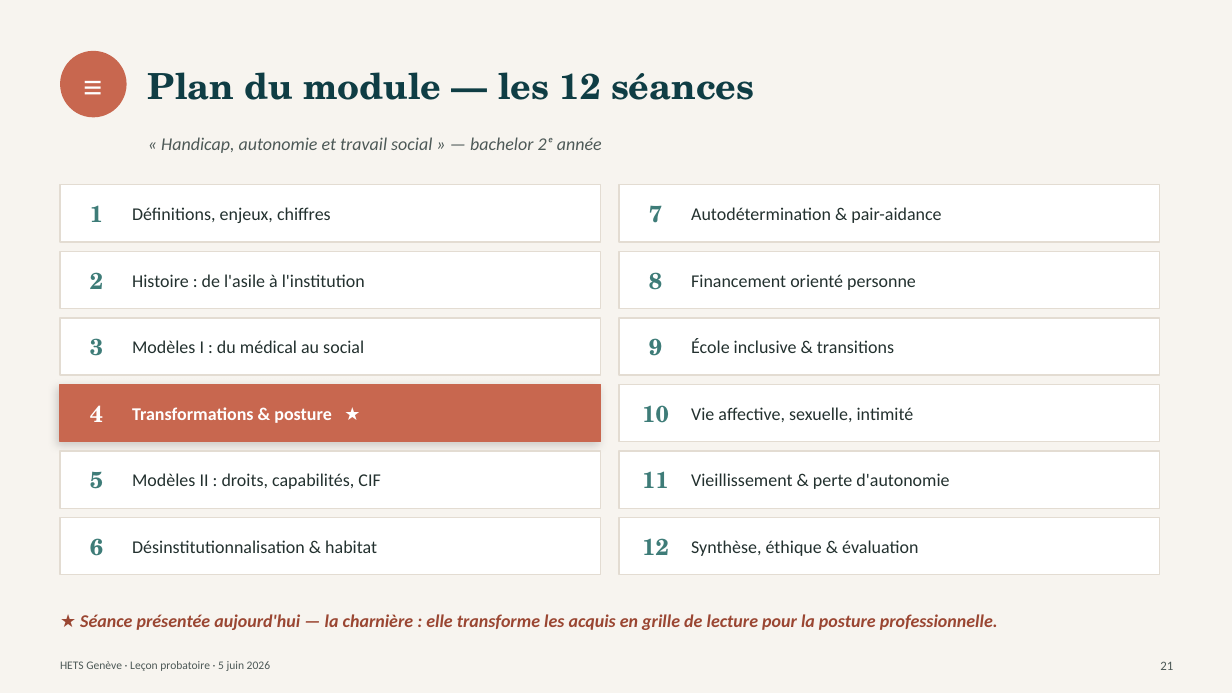
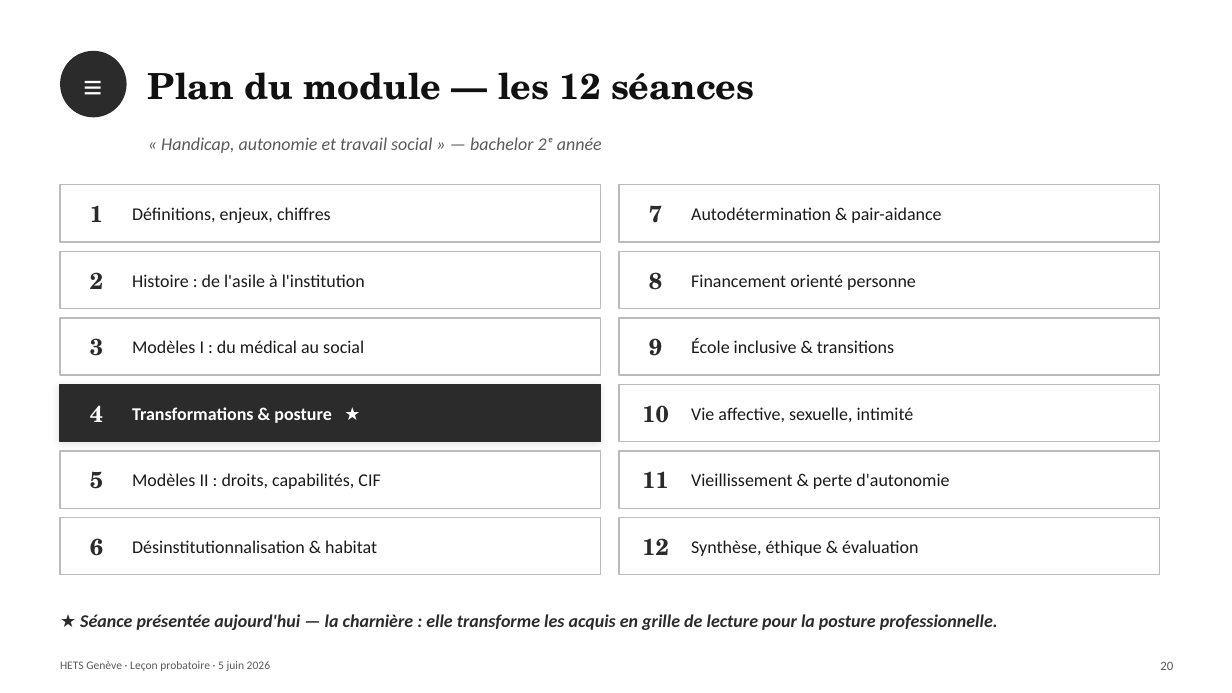
Before and after one commit to pierrebrasseur/cours-handicap-ts, a slide deck: slide 23 of docs/pdfs/Brasseur_lecon_5juin.pptx (slide 22 before the commit). Drawn at 1232x693 pixels with LibreOffice and Linux fonts; fonts in the diff are those of the drawing. Boxes give left, top, right and bottom in pixels: in the first picture for what was removed or moved away, otherwise in the second. Text is boxed around its words. In the diff, an @@ line names an element or a change of style, - is before the commit and + after.

```diff
--- a/docs/pdfs/Brasseur_lecon_5juin.pptx
+++ b/docs/pdfs/Brasseur_lecon_5juin.pptx
@@ background #F7F4EF to #FFFFFF @@
@@ ellipse at [60, 51, 127, 117]: fill #C8674F to #2B2B2B @@
@@ text "Plan du module — les ..." at [148, 72, 755, 100]: text colour #0F3D44 to #111111 @@
@@ text "« Handicap, autonomie et travail ..." at [161, 137, 602, 153]: text colour #4D5957 to #5A5A5A @@
@@ rectangle at [60, 384, 601, 442]: fill #C8674F to #2B2B2B; outline #C8674F 1 pt to #2B2B2B 1 pt; shadow changed @@
@@ outline #E3DCD2 1 pt to #BBBBBB 1 pt in 11 elements at [60, 185, 601, 242], [60, 251, 601, 309], [60, 318, 601, 375], [60, 451, 601, 508], [60, 518, 601, 575], [619, 185, 1160, 242], [619, 251, 1160, 309], [619, 318, 1160, 375], [619, 384, 1160, 442], [619, 451, 1160, 508], [619, 518, 1160, 575] @@
@@ text colour #3E7C78 to #2B2B2B in 11 elements at [90, 205, 103, 222], [90, 272, 103, 289], [90, 338, 103, 356], [90, 471, 103, 489], [90, 538, 103, 556], [649, 205, 662, 223], [649, 272, 662, 290], [649, 338, 662, 356], [642, 405, 668, 423], [642, 471, 668, 488], [642, 538, 668, 555] @@
@@ text colour #23312F to #1A1A1A in 11 elements at [132, 207, 331, 223], [132, 274, 365, 287], [132, 340, 364, 353], [132, 473, 380, 489], [132, 540, 377, 553], [691, 207, 941, 223], [691, 274, 916, 290], [691, 339, 894, 353], [691, 407, 914, 422], [691, 473, 949, 489], [691, 540, 918, 556] @@
@@ text "★ Séance présentée aujourd'hui — ..." at [80, 614, 998, 630]: text colour #9A4632 to #2B2B2B @@
@@ text "HETS Genève · Leçon probatoire ..." at [60, 661, 270, 671]: text colour #4D5957 to #5A5A5A @@
@@ text at [1160, 661, 1173, 670]: text changed; text colour #4D5957 to #5A5A5A @@
-21
+20
```
Also in this commit, not shown: 22 other slides changed.
